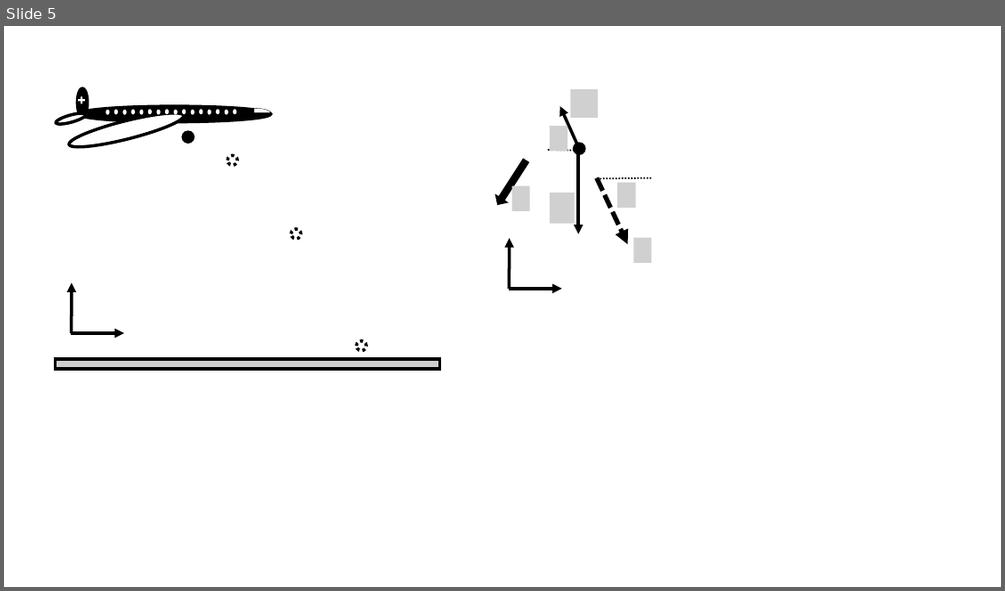
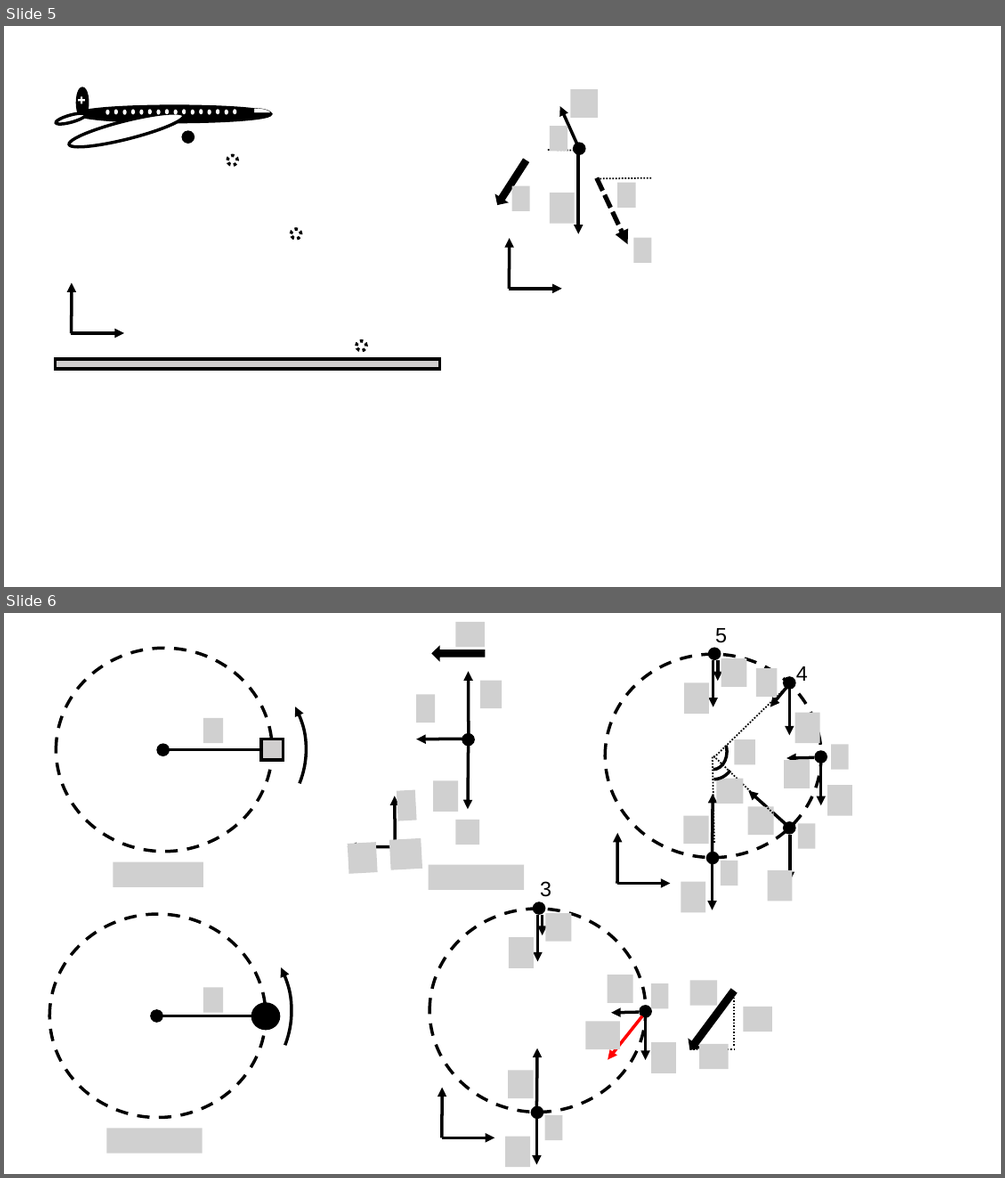
Before and after one commit to OSTP/PhysicsArtofModelling, a slide deck: tex/figures/ApplyingNewtonsLaws/Figures.pptx. Shown one above the other, each under a label of ours: slide 5 before the commit, slides 5 and 6 after it. The pictures are 1005x591 and 1005x1178 pixels, drawn with LibreOffice and Linux fonts; fonts in the diff are those of the drawing; grey boxes stand for pictures; background and template pictures are left out. Boxes give left, top, right and bottom in pixels: in the first picture for what was removed or moved away, otherwise in the second. Text is boxed around its words. In the diff, an @@ line names an element or a change of style, - is before the commit and + after.

```diff
--- a/tex/figures/ApplyingNewtonsLaws/Figures.pptx
+++ b/tex/figures/ApplyingNewtonsLaws/Figures.pptx
@@ slide 6 added at [4,613,1001,1174], background #FFFFFF @@
@@ group added at [34,640,306,887]: 2 ellipses, 2 pictures, 1 rectangle, 1 line, 1 arc (boxed as its full ellipse) @@
@@ group added at [348,622,524,890]: 9 pictures, 5 arrows, 1 ellipse, 1 right arrow @@
@@ group added at [17,898,291,1153]: 3 ellipses, 2 pictures, 1 line, 1 arc (boxed as its full ellipse) @@
@@ group added at [606,628,852,912]: 15 pictures, 12 arrows, 6 ellipses, 3 lines, 2 texts, 2 arc (boxed as its full ellipse)s @@
+4
+5
@@ group added at [429,881,772,1167]: 12 pictures, 9 arrows, 4 ellipses, 2 lines, 1 text, 1 right arrow @@
+3
```
Also in this commit, not shown: 1 slide changed, 1 other slide added, 1 slide removed, 4 other files.
